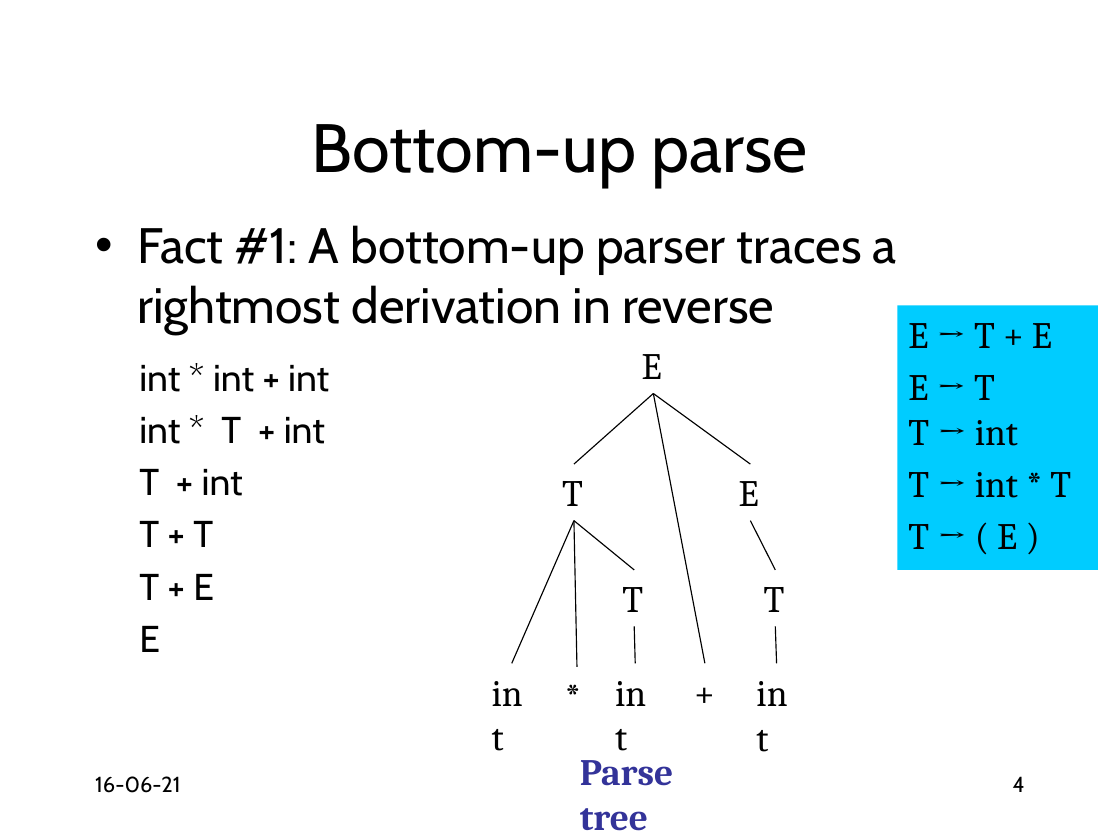
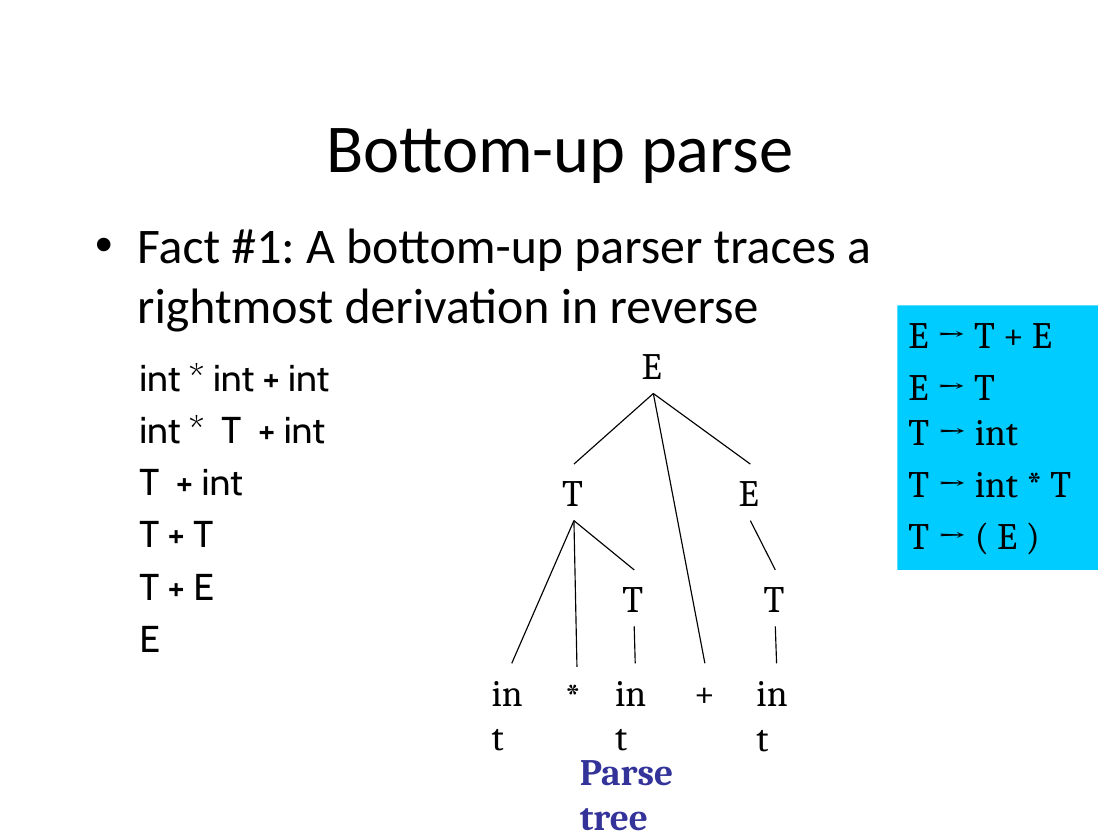
Before and after one commit to anoopsarkar/compilers-class, a slide deck: slide 4 of assets/ppt/parsing/lr1-shift-reduce-parsing.pptx. Drawn at 1120x840 pixels with LibreOffice and Linux fonts; fonts in the diff are those of the drawing. Boxes give left, top, right and bottom in pixels: in the first picture for what was removed or moved away, otherwise in the second. Text is boxed around its words. In the diff, an @@ line names an element or a change of style, - is before the commit and + after.

```diff
--- a/assets/ppt/parsing/lr1-shift-reduce-parsing.pptx
+++ b/assets/ppt/parsing/lr1-shift-reduce-parsing.pptx
@@ title "Bottom-up parse" at box(326, 128, 793, 183): font Cabin to Calibri @@
@@ text "Fact #1: A bottom-up parser ..." at box(137, 228, 871, 332): font Cabin to Calibri @@
@@ text removed at box(95, 776, 180, 793) @@
-16-06-21
@@ page number removed at box(1013, 776, 1025, 792) @@
-4
```
Also in this commit, not shown: 15 other slides changed, 2 other files.
